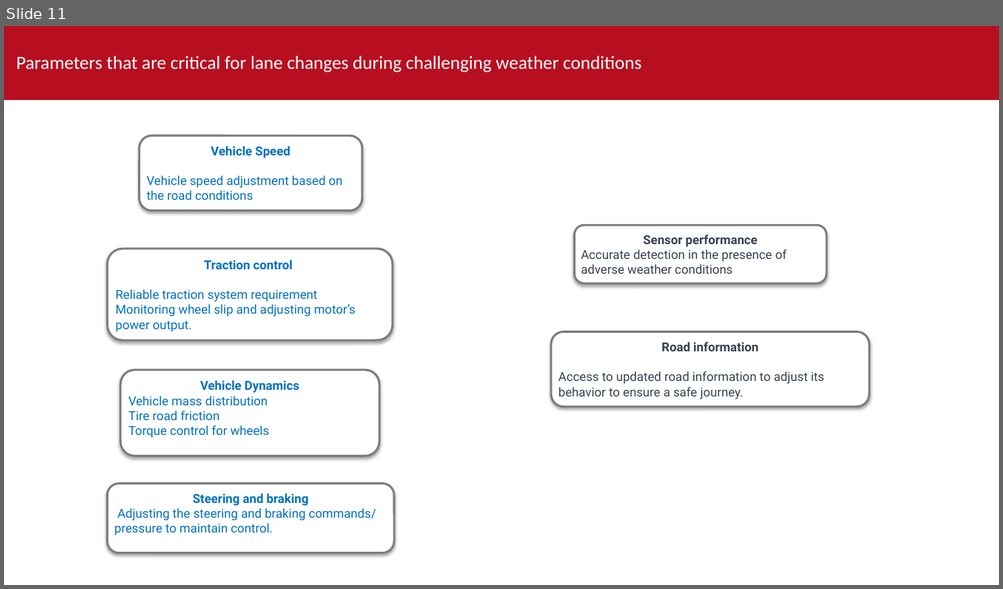
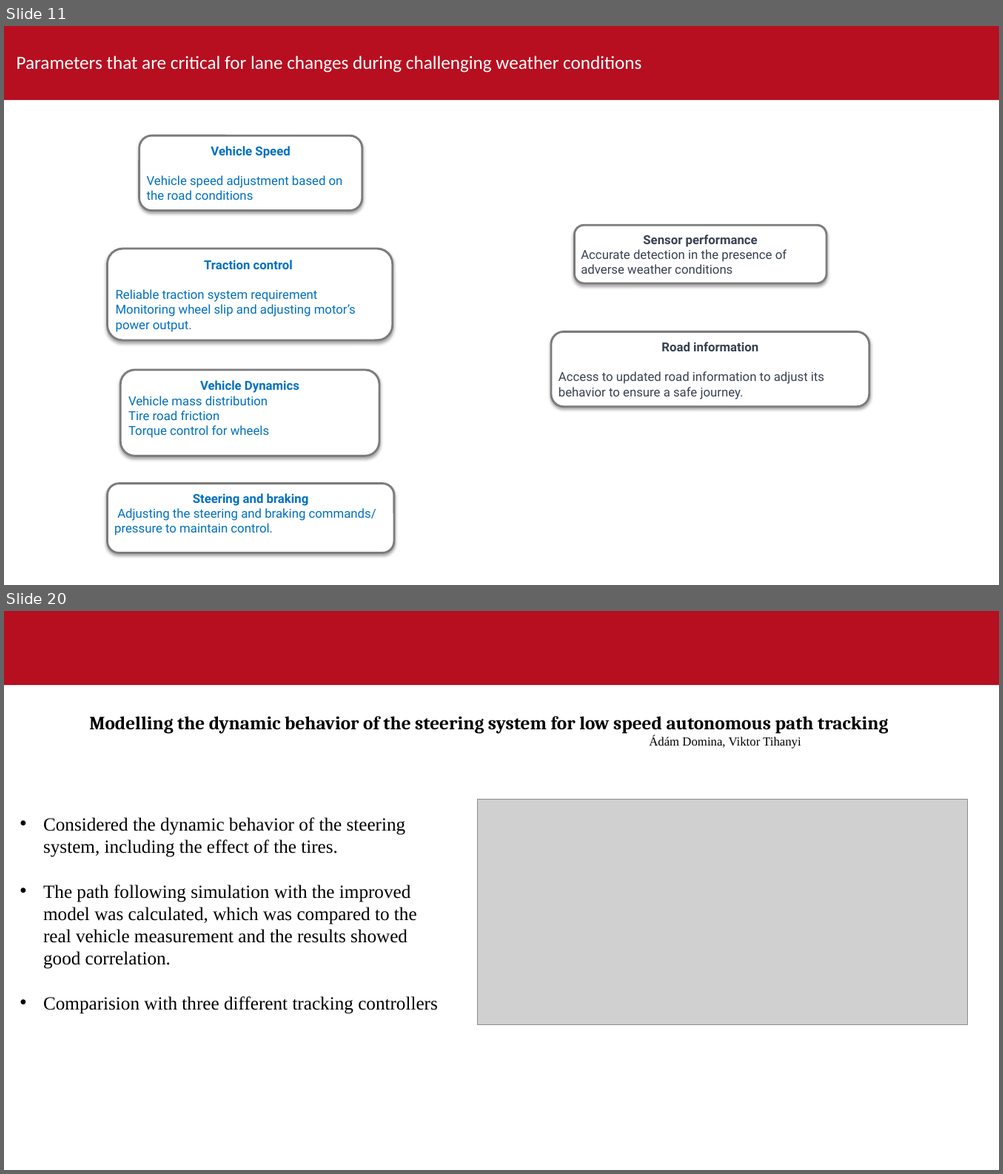
Before and after one commit to sandeepsulake96/Highway-motion-planning-using-artificial-potential-fields-with-environment-uncertainities, a slide deck: Thesis_outline.pptx. Shown one above the other, each under a label of ours: slide 11 before the commit, slides 11 and 20 after it; the slides between them are not shown. The pictures are 1003x589 and 1003x1174 pixels, drawn with LibreOffice and Linux fonts; fonts in the diff are those of the drawing; grey boxes stand for pictures; background and template pictures are left out. Boxes give left, top, right and bottom in pixels: in the first picture for what was removed or moved away, otherwise in the second. Text is boxed around its words. In the diff, an @@ line names an element or a change of style, - is before the commit and + after.

```diff
--- a/Thesis_outline.pptx
+++ b/Thesis_outline.pptx
@@ slide 20 added at (4,611,999,1170), background #FFFFFF; not listed: 1 template element that a slide beside it also shows @@
@@ text added at (89,716,888,749), 18 pt, text #000000, bold @@
+Modelling the dynamic behavior of the steering system for low speed autonomous path tracking
+Ádám Domina, Viktor Tihanyi
@@ picture added at (478,799,968,1025) @@
@@ text added at (43,817,438,1014), 18 pt, text #000000 @@
+• Considered the dynamic behavior of the steering system, including the effect of the tires.
+• The path following simulation with the improved model was calculated, which was compared to the real vehicle measurement and the results showed good correlation.
+• Comparision with three different tracking controllers
```
Also in this commit, not shown: 4 slides changed, 6 other slides added, 8 other files.
